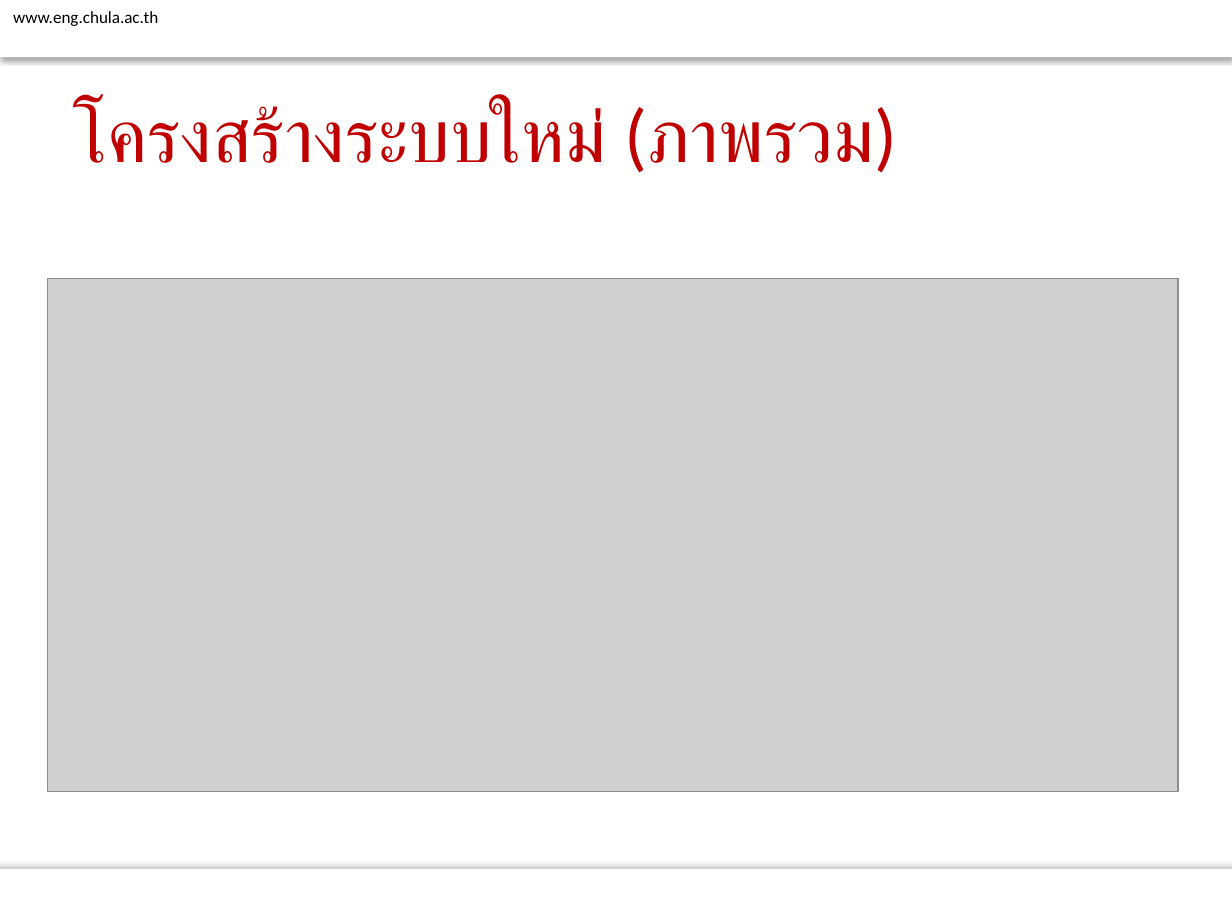
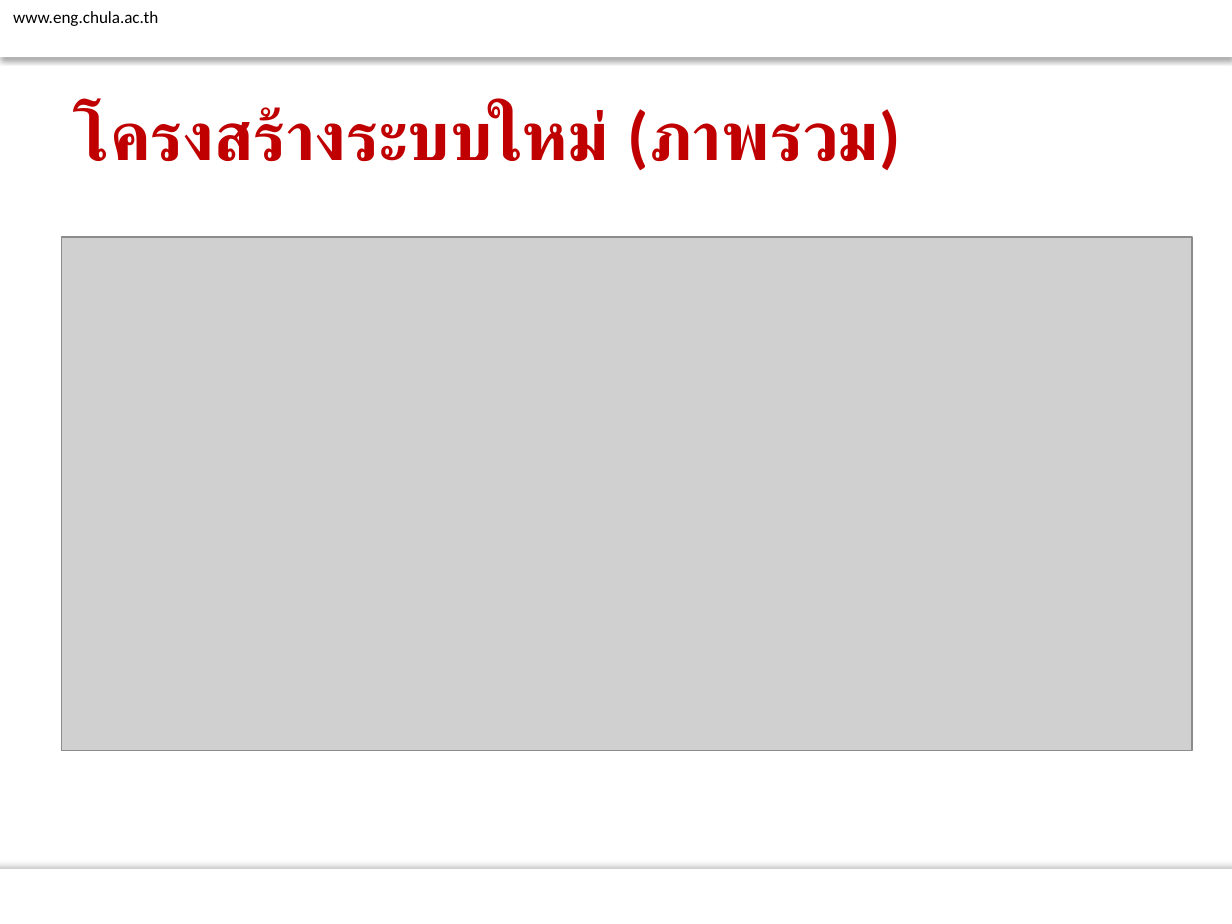
Before and after one commit to atadeesom/BubbleBeeDoc, a slide deck: slide 13 of Proposal/Final/Presentation R1.pptx. Drawn at 1232x924 pixels with LibreOffice and Linux fonts; fonts in the diff are those of the drawing; grey boxes stand for pictures; background and template pictures are left out. Boxes give left, top, right and bottom in pixels: in the first picture for what was removed or moved away, otherwise in the second. Text is boxed around its words. In the diff, an @@ line names an element or a change of style, - is before the commit and + after.

```diff
--- a/Proposal/Final/Presentation R1.pptx
+++ b/Proposal/Final/Presentation R1.pptx
@@ title "โครงสร้างระบบใหม่ (ภาพรวม)" at (74,107,901,170): size 44 to 40 pt, bold on @@
@@ picture: place and size @@
-picture at (48,278,1179,792)
+picture at (62,237,1193,750)
```
Also in this commit, not shown: 17 other slides changed.
